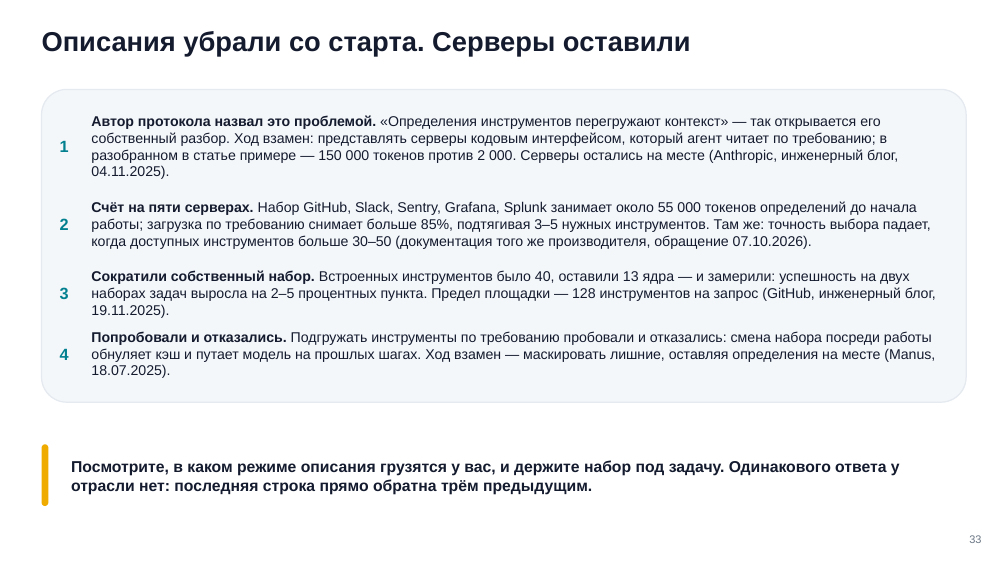
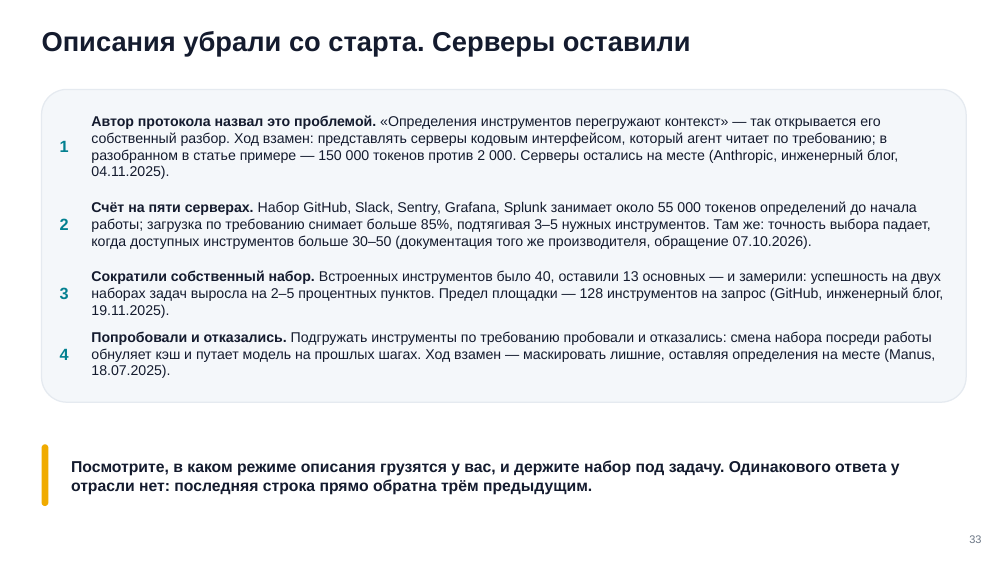
Before and after one commit to tellina-study/AI-usage-lessons, a slide deck: slide 4 of library/seminars/sem-06/rendered/sem-06-n3.pptx. Drawn at 1008x567 pixels with LibreOffice and Linux fonts; fonts in the diff are those of the drawing. Boxes give left, top, right and bottom in pixels: in the first picture for what was removed or moved away, otherwise in the second. Text is boxed around its words. In the diff, an @@ line names an element or a change of style, - is before the commit and + after.

Commit message:
#225 Семинар 6: кейс 3 MCP заменён на переполнение контекста описаниями инструментов; «отказ компаний от MCP» источниками не подтверждён — на слайде стоит проверенное

```diff
--- a/library/seminars/sem-06/rendered/sem-06-n3.pptx
+++ b/library/seminars/sem-06/rendered/sem-06-n3.pptx
@@ text at <box>91,270,943,318</box>: text changed @@
-Сократили собственный набор. Встроенных инструментов было 40, оставили 13 ядра — и замерили: успешность на двух наборах задач выросла на 2–5 процентных пункта. Предел площадки — 128 инструментов на запрос (GitHub, инженерный блог, 19.11.2025).
+Сократили собственный набор. Встроенных инструментов было 40, оставили 13 основных — и замерили: успешность на двух наборах задач выросла на 2–5 процентных пунктов. Предел площадки — 128 инструментов на запрос (GitHub, инженерный блог, 19.11.2025).
```
Also in this commit, not shown: 2 other slides changed, 51 other files.
